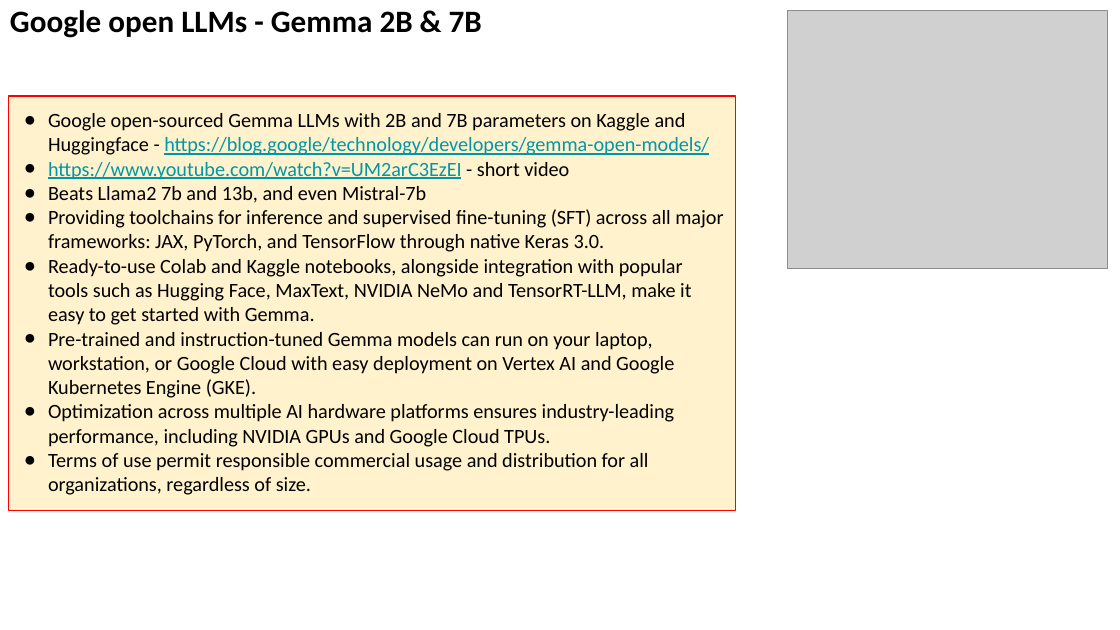
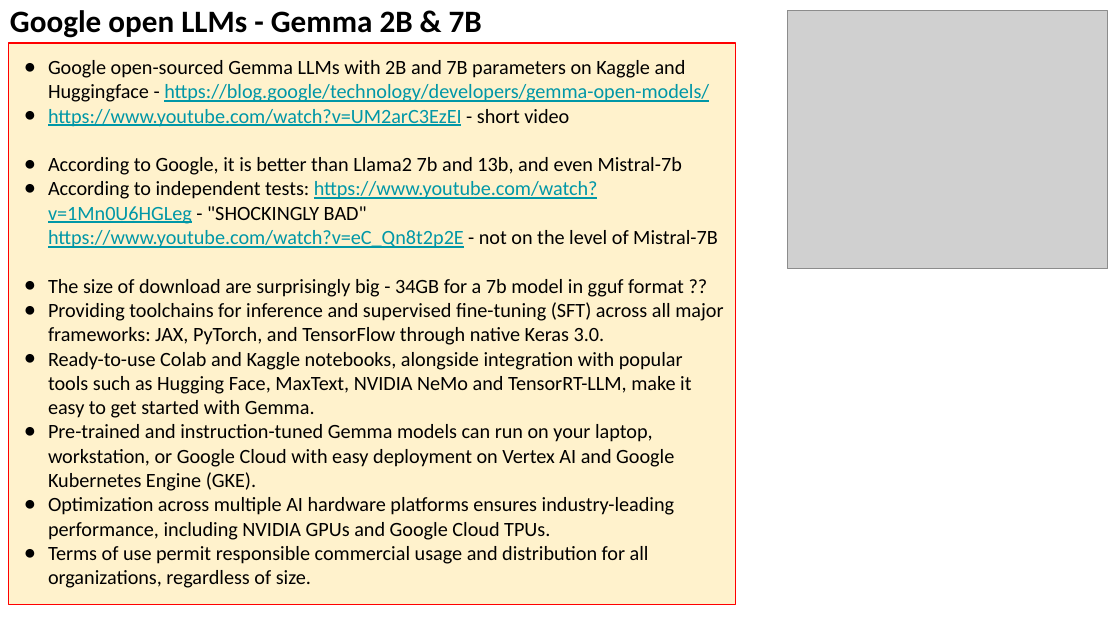
Before and after one commit to lselector/seminar, a slide deck: slide 4 of 2024/2024-02-23-AI-Updates.pptx. Drawn at 1120x630 pixels with LibreOffice and Linux fonts; fonts in the diff are those of the drawing; grey boxes stand for pictures. Boxes give left, top, right and bottom in pixels: in the first picture for what was removed or moved away, otherwise in the second. Text is boxed around its words. In the diff, an @@ line names an element or a change of style, - is before the commit and + after.

Commit message:
update

```diff
--- a/2024/2024-02-23-AI-Updates.pptx
+++ b/2024/2024-02-23-AI-Updates.pptx
@@ rectangle "Google open-sourced Gemma LLMs with ...": place and size @@
-rectangle "Google open-sourced Gemma LLMs with ..." at [9,96,736,511]
+rectangle "Google open-sourced Gemma LLMs with ..." at [9,43,736,605]
@@ text in rectangle at [48,157,718,297]: text changed @@
-● Beats Llama2 7b and 13b, and even Mistral-7b
+● According to Google, it is better than Llama2 7b and 13b, and even Mistral-7b
+● According to independent tests: https://www.youtube.com/watch?v=1Mn0U6HGLeg - "SHOCKINGLY BAD"
+  https://www.youtube.com/watch?v=eC_Qn8t2p2E - not on the level of Mistral-7B
+● The size of download are surprisingly big - 34GB for a 7b model in gguf format ??
```
Also in this commit, not shown: 5 other slides changed, 2 slides added.
